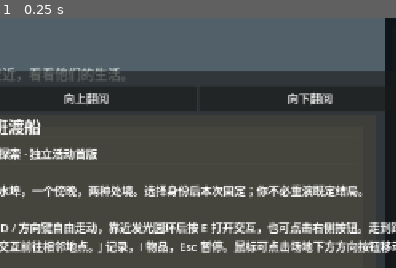
Above: before the commit, frame 1.
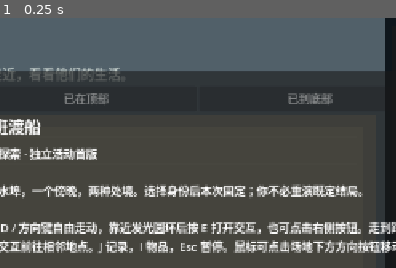
Above: after the commit, the same moment.

Repository: questroot/Cun
Game: Godot game, scene res://main.tscn
The game is run twice, just before and just after one commit, with the same random seed, the same clock (stepped at 60 frames per second) and the same inputs.
Inputs:
- Up to frame 1 (0.25 s): no input
The pictures show only the part of the screen within x 18-68%, y 0-50%; the shares and areas given below are measured in that part.

The runs differ from the first frame. In frame 1, 0.7% of the frame differs, in the area x 16-85%, y 30-35%.

Commit message:
Show paging limits and record independent continuity retest

Diff:
--- a/activities/last-ferry/game/main.gd
+++ b/activities/last-ferry/game/main.gd
@@ -146,8 +146,17 @@
 	sc.size_flags_vertical = Control.SIZE_EXPAND_FILL
 	sc.custom_minimum_size.y = 480
 	modal_column.add_child(sc)
-	button(navigation, "向上翻阅", func(): sc.scroll_vertical = maxi(0, sc.scroll_vertical - 260))
-	button(navigation, "向下翻阅", func(): sc.scroll_vertical += 260)
+	var page_up := button(navigation, "向上翻阅", func(): sc.scroll_vertical = maxi(0, sc.scroll_vertical - 260))
+	var page_down := button(navigation, "向下翻阅", func(): sc.scroll_vertical += 260)
+	var bar := sc.get_v_scroll_bar()
+	var update_paging := func():
+		page_up.disabled = bar.value <= bar.min_value
+		page_down.disabled = bar.value + bar.page >= bar.max_value
+		page_up.text = "已在顶部" if page_up.disabled else "向上翻阅"
+		page_down.text = "已到底部" if page_down.disabled else "向下翻阅"
+	bar.changed.connect(update_paging)
+	bar.value_changed.connect(func(_value: float): update_paging.call())
+	update_paging.call()
 	modal_body = VBoxContainer.new()
 	modal_body.size_flags_horizontal = Control.SIZE_EXPAND_FILL
 	modal_body.add_theme_constant_override("separation", 12)
Not shown, changed: PROJECT_STATUS.md
Not shown, changed: activities/last-ferry/PLAYTEST.md
